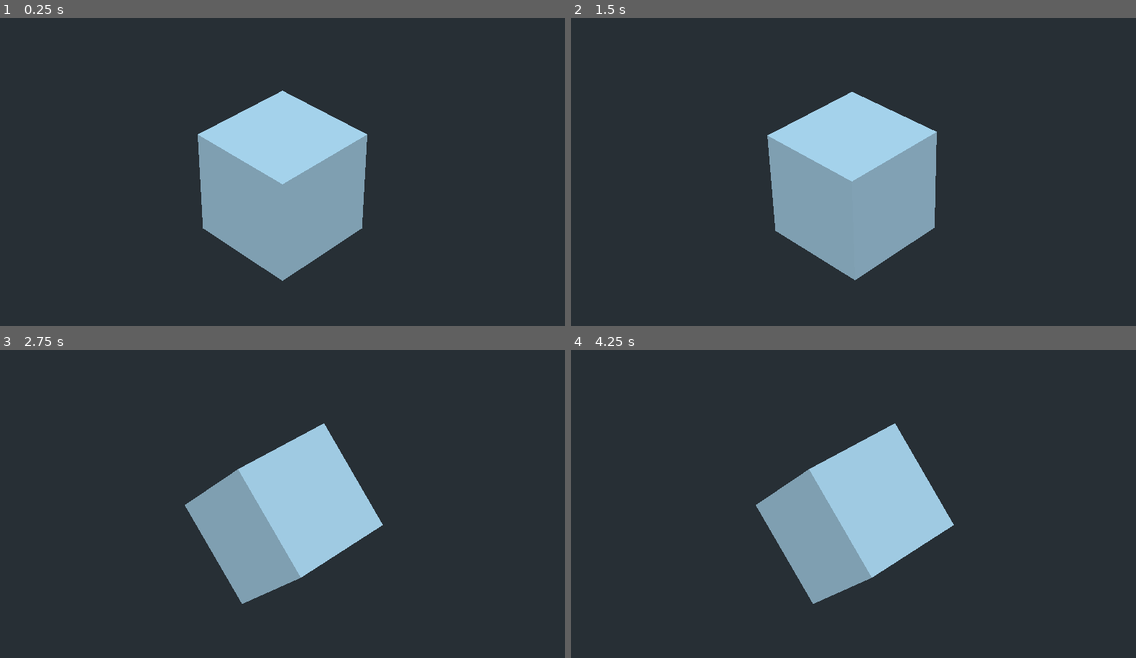
Above: before the commit, frames 1-4 (two rows, left to right).
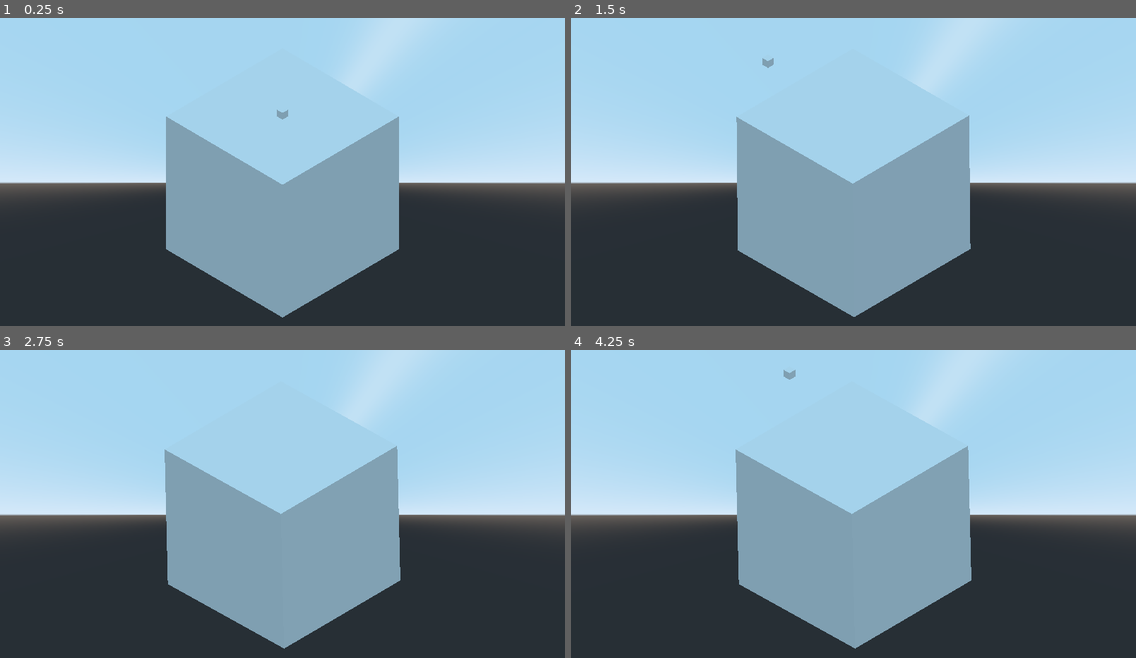
Above: after the commit, the same moments.

Repository: fl0wo/enter-the-cube
Game: Godot game, scene res://Planet1.tscn
Same seed, same stepped clock (60 frames per second), same inputs: the game is played once before the commit and once after it.
Inputs (mouse positions are in pixels of both pictures, inside the frame that each line leads up to):
- Up to frame 1 (0.25 s): no input
- Up to frame 2 (1.5 s): tap Enter at 0.5 s; move the mouse to (977, 165) at 0.52 s; hold Right (ui_right) 0.53-1.28 s; click (977, 165) at 0.67 s; move the mouse to (740, 199) at 1.27 s; hold Down (ui_down) from 1.28 s (still down); click (740, 199) at 1.42 s
- Up to frame 3 (2.75 s): move the mouse to (339, 442) at 2.02 s; release Down (ui_down) at 2.03 s; hold Right (ui_right) from 2.03 s (still down); click (339, 442) at 2.17 s
- Up to frame 4 (4.25 s): move the mouse to (825, 581) at 2.77 s; release Right (ui_right) at 2.78 s; hold Up (ui_up) 2.78-3.53 s; click (825, 581) at 2.92 s; move the mouse to (1023, 565) at 3.52 s; hold Left (ui_left) from 3.53 s (still down); click (1023, 565) at 3.67 s

The runs differ from the first frame. In frame 1, 56% of the frame differs, in the area x 0-100%, y 0-98%; in frame 2, 56%; in frame 3, 62%; in frame 4, 62%.

Commit message:
added player and borders collisions

Diff:
--- /dev/null
+++ b/BorderCollisions.gd
@@ -0,0 +1,16 @@
+extends StaticBody
+export var direction = Vector2.ZERO
+
+# Declare member variables here. Examples:
+# var a = 2
+# var b = "text"
+
+
+# Called when the node enters the scene tree for the first time.
+func _ready():
+	pass # Replace with function body.
+
+
+# Called every frame. 'delta' is the elapsed time since the previous frame.
+#func _process(delta):
+#	pass
--- a/Planet1.tscn
+++ b/Planet1.tscn
@@ -1,4 +1,7 @@
-[gd_scene load_steps=2 format=2]
+[gd_scene load_steps=5 format=2]
+
+[ext_resource path="res://Player.gd" type="Script" id=1]
+[ext_resource path="res://BorderCollisions.gd" type="Script" id=2]
 
 [sub_resource type="GDScript" id=1]
 script/source = "extends Spatial
@@ -20,16 +23,19 @@
 
 
 func _input(ev):
-	if(ev is InputEventMouseButton):
+	if (ev is InputEventMouseButton and ev.is_pressed()):
 		# rotate_z(deg2rad(90)) # twin
 		var tween = get_node(\"Tween\")
 
-		tween.interpolate_property(self, \"rotation_degrees\",rotation, Vector3(
+		tween.interpolate_property(self, \"rotation_degrees\", null, Vector3(
 			rotation.x,rotation.y,rotation.z + 90
-		), 1, Tween.TRANS_QUAD, Tween.EASE_IN_OUT)
+		), 2, Tween.TRANS_ELASTIC, Tween.EASE_OUT)
 		tween.start()
 
 "
+
+[sub_resource type="BoxShape" id=2]
+extents = Vector3( 0.59045, 0.991702, 10 )
 
 [node name="Space" type="Spatial"]
 
@@ -37,14 +43,62 @@
 transform = Transform( 0.707107, -0.415627, 0.572061, 0, 0.809017, 0.587785, -0.707107, -0.415627, 0.572061, 0, 0, 0 )
 
 [node name="Camera" type="Camera" parent="Camera Origin"]
-transform = Transform( 1, 0, 0, 0, 1, 0, 0, 0, 1, 0, 0, 18.2846 )
-fov = 17.7
+transform = Transform( 1, 0, 0, 0, 1, 0, 0, 0, 1, 0, 0, 150 )
+projection = 1
+fov = 12.8
+size = 40.0
 near = 0.03
-far = 146.3
+far = 214.0
 
-[node name="Cube" type="Spatial" parent="."]
+[node name="World" type="Spatial" parent="."]
+transform = Transform( 0.995324, 0, 0, 0, 0.995324, 0, 0, 0, 0.995324, 0, 0, 0 )
 script = SubResource( 1 )
 
-[node name="Shape" type="CSGBox" parent="Cube"]
+[node name="Shape" type="CSGBox" parent="World"]
+width = 20.0
+height = 20.0
+depth = 20.0
 
-[node name="Tween" type="Tween" parent="Cube"]
+[node name="Tween" type="Tween" parent="World"]
+
+[node name="Player" type="Spatial" parent="World"]
+transform = Transform( 1.0047, 0, 0, 0, 1.0047, 0, 0, 0, 1.0047, 0, 10.5493, 0 )
+script = ExtResource( 1 )
+
+[node name="CSGBox" type="CSGBox" parent="World/Player"]
+transform = Transform( 1.0008, 0, 0, 0, 1.0008, 0, 0, 0, 1.0008, 0, 0, 0 )
+width = 1.0
+height = 1.0
+depth = 1.0
+
+[node name="Borders" type="Node" parent="."]
+
+[node name="Spatial" type="Spatial" parent="Borders"]
+
+[node name="StaticBody" type="StaticBody" parent="Borders/Spatial"]
+transform = Transform( 0.995324, 0, 0, 0, 0.995324, 0, 0, 0, 0.995324, 10.606, 10.6574, 0 )
+script = ExtResource( 2 )
+
+[node name="CollisionShape" type="CollisionShape" parent="Borders/Spatial/StaticBody"]
+shape = SubResource( 2 )
+
+[node name="StaticBody3" type="StaticBody" parent="Borders/Spatial"]
+transform = Transform( 0.995324, 0, 0, 0, 0.995324, 0, 0, 0, 0.995324, -10.5543, 10.5956, 0 )
+
+[node name="CollisionShape" type="CollisionShape" parent="Borders/Spatial/StaticBody3"]
+shape = SubResource( 2 )
+
+[node name="Spatial2" type="Spatial" parent="Borders"]
+transform = Transform( -4.37114e-08, 0, 1, 0, 1, 0, -1, 0, -4.37114e-08, 0, 0, 0 )
+
+[node name="StaticBody" type="StaticBody" parent="Borders/Spatial2"]
+transform = Transform( 0.995324, 0, 0, 0, 0.995324, 0, 0, 0, 0.995324, 10.606, 10.6574, 0 )
+
+[node name="CollisionShape" type="CollisionShape" parent="Borders/Spatial2/StaticBody"]
+shape = SubResource( 2 )
+
+[node name="StaticBody3" type="StaticBody" parent="Borders/Spatial2"]
+transform = Transform( 0.995324, 0, 0, 0, 0.995324, 0, 0, 0, 0.995324, -10.5543, 10.5956, 0 )
+
+[node name="CollisionShape" type="CollisionShape" parent="Borders/Spatial2/StaticBody3"]
+shape = SubResource( 2 )
--- /dev/null
+++ b/Player.gd
@@ -0,0 +1,36 @@
+extends Spatial
+
+
+# Declare member variables here. Examples:
+# var a = 2
+# var b = "text"
+
+
+# Called when the node enters the scene tree for the first time.
+func _ready():
+	pass # Replace with function body.
+
+var direction = Vector3.ZERO
+const speed = 20
+
+func isColliding(): return false
+
+# Called every frame. 'delta' is the elapsed time since the previous frame.
+func _process(dt):
+	if Input.is_action_pressed("ui_right"):
+		direction = Vector3(1, 0, 0)
+	if Input.is_action_pressed("ui_left"):
+		direction = Vector3(-1, 0, 0)
+	if Input.is_action_pressed("ui_up"):
+		direction = Vector3(0, 0, -1)
+	if Input.is_action_pressed("ui_down"):
+		direction = Vector3(0, 0, 1)
+
+	if isColliding():
+		direction = Vector3.ZERO
+	else:
+		self.translation = self.translation + direction * dt * speed
+
+
+func _on_StaticBody_area_shape_entered(area_rid, area, area_shape_index, local_shape_index):
+	pass # Replace with function body.
--- a/RotateOnEvent.gd
+++ b/RotateOnEvent.gd
@@ -17,7 +17,7 @@
 
 
 func _input(ev):
-	if(ev is InputEventMouseButton):
+	if (ev is InputEventMouseButton):
 		# rotate_z(deg2rad(90)) # twin
 		var tween = get_node("Tween")
 
--- a/project.godot
+++ b/project.godot
@@ -18,6 +18,37 @@
 
 common/drop_mouse_on_gui_input_disabled=true
 
+[input]
+
+ui_left={
+"deadzone": 0.5,
+"events": [ Object(InputEventKey,"resource_local_to_scene":false,"resource_name":"","device":0,"alt":false,"shift":false,"control":false,"meta":false,"command":false,"pressed":false,"scancode":16777231,"physical_scancode":0,"unicode":0,"echo":false,"script":null)
+, Object(InputEventJoypadButton,"resource_local_to_scene":false,"resource_name":"","device":0,"button_index":14,"pressure":0.0,"pressed":false,"script":null)
+, Object(InputEventKey,"resource_local_to_scene":false,"resource_name":"","device":0,"alt":false,"shift":false,"control":false,"meta":false,"command":false,"pressed":false,"scancode":0,"physical_scancode":65,"unicode":0,"echo":false,"script":null)
+ ]
+}
+ui_right={
+"deadzone": 0.5,
+"events": [ Object(InputEventKey,"resource_local_to_scene":false,"resource_name":"","device":0,"alt":false,"shift":false,"control":false,"meta":false,"command":false,"pressed":false,"scancode":16777233,"physical_scancode":0,"unicode":0,"echo":false,"script":null)
+, Object(InputEventJoypadButton,"resource_local_to_scene":false,"resource_name":"","device":0,"button_index":15,"pressure":0.0,"pressed":false,"script":null)
+, Object(InputEventKey,"resource_local_to_scene":false,"resource_name":"","device":0,"alt":false,"shift":false,"control":false,"meta":false,"command":false,"pressed":false,"scancode":0,"physical_scancode":68,"unicode":0,"echo":false,"script":null)
+ ]
+}
+ui_up={
+"deadzone": 0.5,
+"events": [ Object(InputEventKey,"resource_local_to_scene":false,"resource_name":"","device":0,"alt":false,"shift":false,"control":false,"meta":false,"command":false,"pressed":false,"scancode":16777232,"physical_scancode":0,"unicode":0,"echo":false,"script":null)
+, Object(InputEventJoypadButton,"resource_local_to_scene":false,"resource_name":"","device":0,"button_index":12,"pressure":0.0,"pressed":false,"script":null)
+, Object(InputEventKey,"resource_local_to_scene":false,"resource_name":"","device":0,"alt":false,"shift":false,"control":false,"meta":false,"command":false,"pressed":false,"scancode":0,"physical_scancode":87,"unicode":0,"echo":false,"script":null)
+ ]
+}
+ui_down={
+"deadzone": 0.5,
+"events": [ Object(InputEventKey,"resource_local_to_scene":false,"resource_name":"","device":0,"alt":false,"shift":false,"control":false,"meta":false,"command":false,"pressed":false,"scancode":16777234,"physical_scancode":0,"unicode":0,"echo":false,"script":null)
+, Object(InputEventJoypadButton,"resource_local_to_scene":false,"resource_name":"","device":0,"button_index":13,"pressure":0.0,"pressed":false,"script":null)
+, Object(InputEventKey,"resource_local_to_scene":false,"resource_name":"","device":0,"alt":false,"shift":false,"control":false,"meta":false,"command":false,"pressed":false,"scancode":0,"physical_scancode":83,"unicode":0,"echo":false,"script":null)
+ ]
+}
+
 [physics]
 
 common/enable_pause_aware_picking=true
